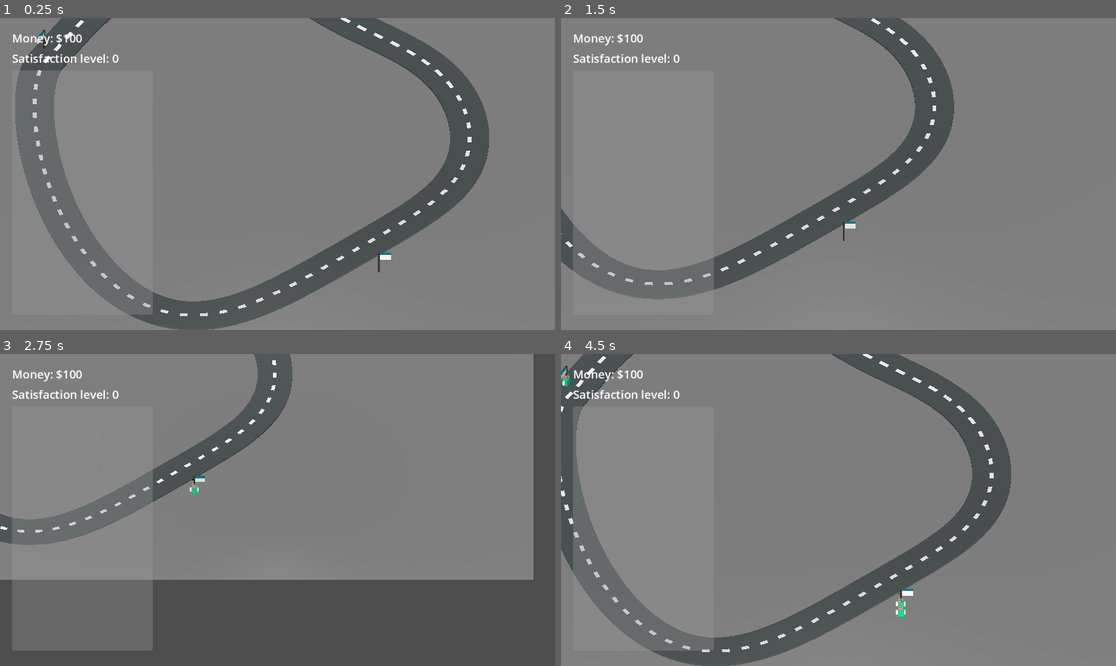
Above: before the commit, frames 1-4 (two rows, left to right).
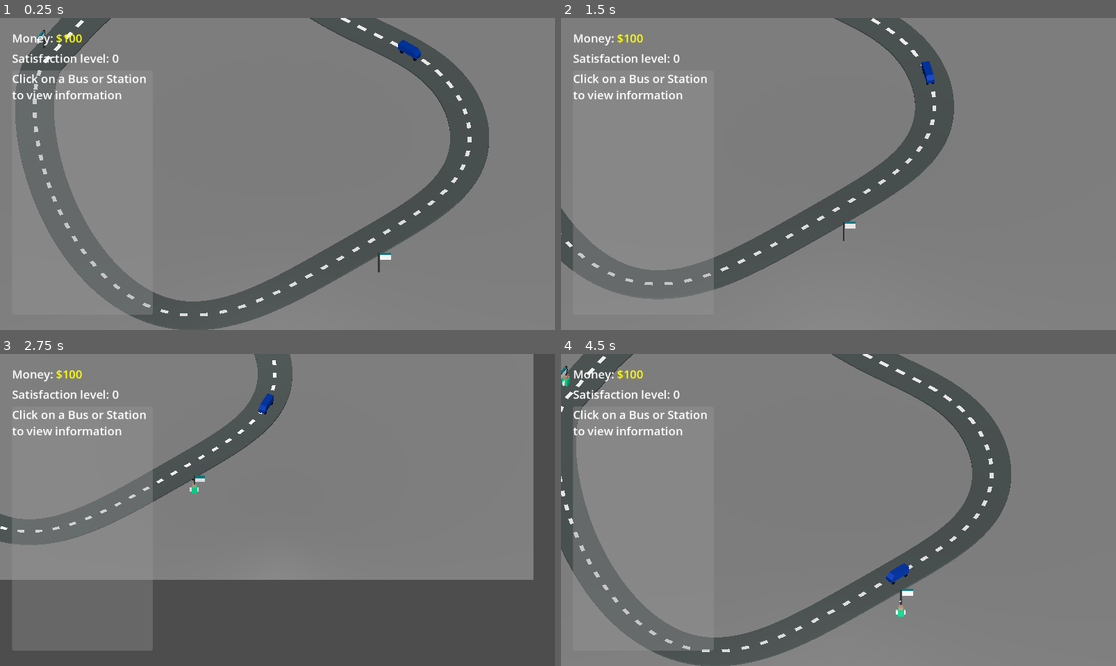
Above: after the commit, the same moments.

Repository: RaymoZou/gmtk-2025
Game: Godot game, scene res://scenes/main.tscn
Two runs of this game, one before a commit and one after it. Both use one fixed random seed, a clock stepped at 60 frames per second and the inputs below.
Inputs (mouse positions are in pixels of both pictures, inside the frame that each line leads up to):
- Up to frame 1 (0.25 s): no input
- Up to frame 2 (1.5 s): tap A at 0.5, 1.25 s; move the mouse to (960, 158) at 0.52 s; hold Right (ui_right) 0.53-1.28 s; tap Mouse wheel down (scroll_down) at 0.6 s; click (960, 158) at 0.67 s; move the mouse to (727, 189) at 1.27 s; hold Down (ui_down) from 1.28 s (still down); tap Mouse wheel up (scroll_up) at 1.35 s
- Up to frame 3 (2.75 s): tap A at 2 s; move the mouse to (333, 441) at 2.02 s; release Down (ui_down) at 2.03 s; hold Right (ui_right) from 2.03 s (still down); tap Mouse wheel down (scroll_down) at 2.1 s
- Up to frame 4 (4.5 s): tap A at 2.75, 3.5, 4.25 s; move the mouse to (810, 572) at 2.77 s; release Right (ui_right) at 2.78 s; hold Up (ui_up) 2.78-3.53 s; tap Mouse wheel up (scroll_up) at 2.85, 4.35 s; click (810, 572) at 2.92 s; move the mouse to (1005, 556) at 3.52 s; hold Left (ui_left) from 3.53 s (still down); tap Mouse wheel down (scroll_down) at 3.6 s; move the mouse to (672, 463) at 4.27 s

The runs differ from the first frame. In frame 1, 0.7% of the frame differs, in the area x 2-76%, y 5-27%; in frame 2, 0.7%; in frame 3, 0.7%; in frame 4, 0.8%, in the area x 2-63%, y 5-82%.
Error before the commit: Parse Error: Could not parse global class "Track" from "res://scripts/track.gd". (res://scripts/ui.gd:38)

Commit message:
some fixes

Diff:
--- a/scenes/main.tscn
+++ b/scenes/main.tscn
@@ -48,3 +48,6 @@
 
 [node name="ToffeeTownStation" parent="." instance=ExtResource("7_5vw27")]
 transform = Transform3D(-0.5, 0, -0.866026, 0, 1, 0, 0.866026, 0, -0.5, -59.9, 0, -51.8)
+
+[editable path="Path3D/LoopMap0"]
+[editable path="Path3D/LoopMap0/loop0"]
--- a/scripts/track.gd
+++ b/scripts/track.gd
@@ -4,9 +4,9 @@
 
 @export var bus_scene : PackedScene
 @export var bus_path_scene : PackedScene
-@onready var mesh : MeshInstance3D = $model/loop0/Loop1
+@onready var mesh : MeshInstance3D = $LoopMap0/loop0/Loop1
 
-const float BUS_SPAWN_OFFSET = 100.0
+const BUS_SPAWN_OFFSET : float = 100.0
 
 func _ready() -> void:
 	spawn_bus(BUS_SPAWN_OFFSET)
--- a/scripts/ui.gd
+++ b/scripts/ui.gd
@@ -35,10 +35,10 @@
 	label.fit_content = true
 	selectable_display.add_child(label)
 
-func render_track_info(track : Track):
-	clear_selectable_display()
-	var add_bus_button = create_ui_button("Add Bus", "Spawn a new bus on the track", track.spawn_bus)
-	selectable_display.add_child(add_bus_button)
+# func render_track_info(track : Track):
+# 	clear_selectable_display()
+# 	var add_bus_button = create_ui_button("Add Bus", "Spawn a new bus on the track", track.spawn_bus)
+# 	selectable_display.add_child(add_bus_button)
 
 # call the render functions below when the state of the stations or buses change
 func render_station_info(station: Station):
